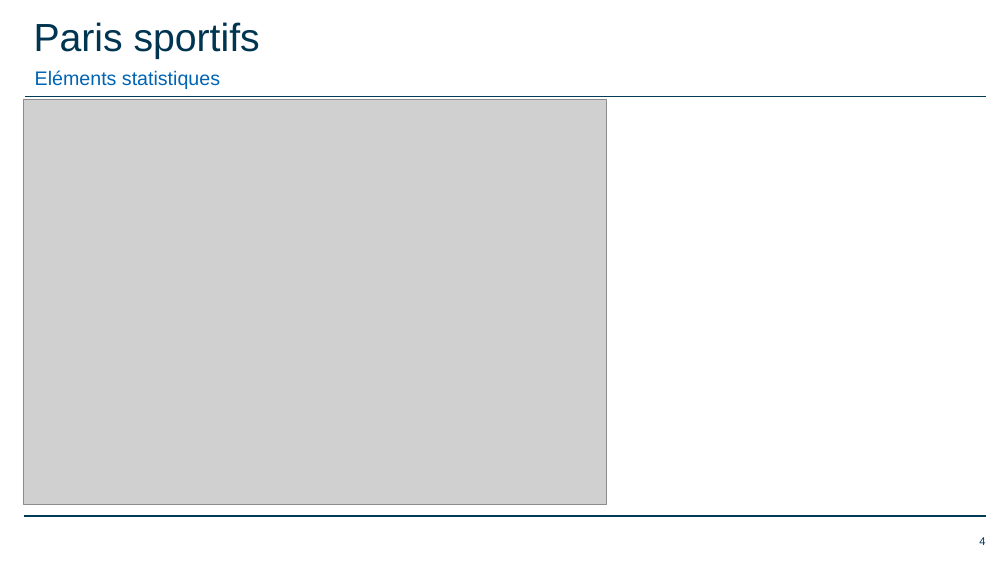
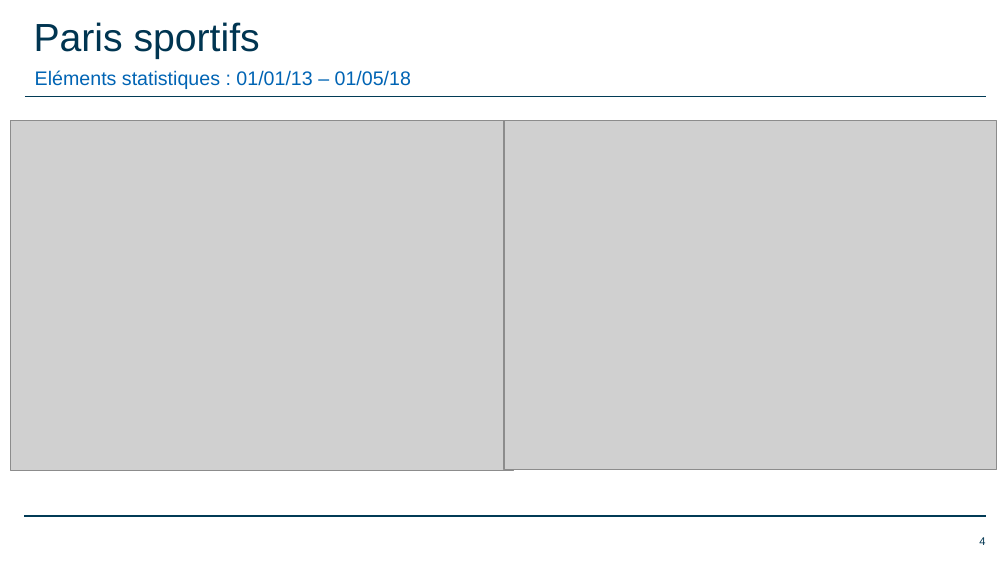
Before and after one commit to romainfd/-XFinance-Sports-bets, a slide deck: slide 4 of Présentations/2018.05.22 Présentation XFinance16.pptx. Drawn at 1008x567 pixels with LibreOffice and Linux fonts; fonts in the diff are those of the drawing; grey boxes stand for pictures; background and template pictures are left out. Boxes give left, top, right and bottom in pixels: in the first picture for what was removed or moved away, otherwise in the second. Text is boxed around its words. In the diff, an @@ line names an element or a change of style, - is before the commit and + after.

Commit message:
Presentation

```diff
--- a/Présentations/2018.05.22 Présentation XFinance16.pptx
+++ b/Présentations/2018.05.22 Présentation XFinance16.pptx
@@ text at (x1=35, y1=70, x2=411, y2=89): text changed @@
-Eléments statistiques
+Eléments statistiques : 01/01/13 – 01/05/18
@@ picture resized from (x1=23, y1=100, x2=606, y2=505) to (x1=10, y1=120, x2=513, y2=470) @@
@@ picture added at (x1=504, y1=120, x2=996, y2=469) @@
```
Also in this commit, not shown: 4 other slides changed, 1 slide added, 4 other files.
